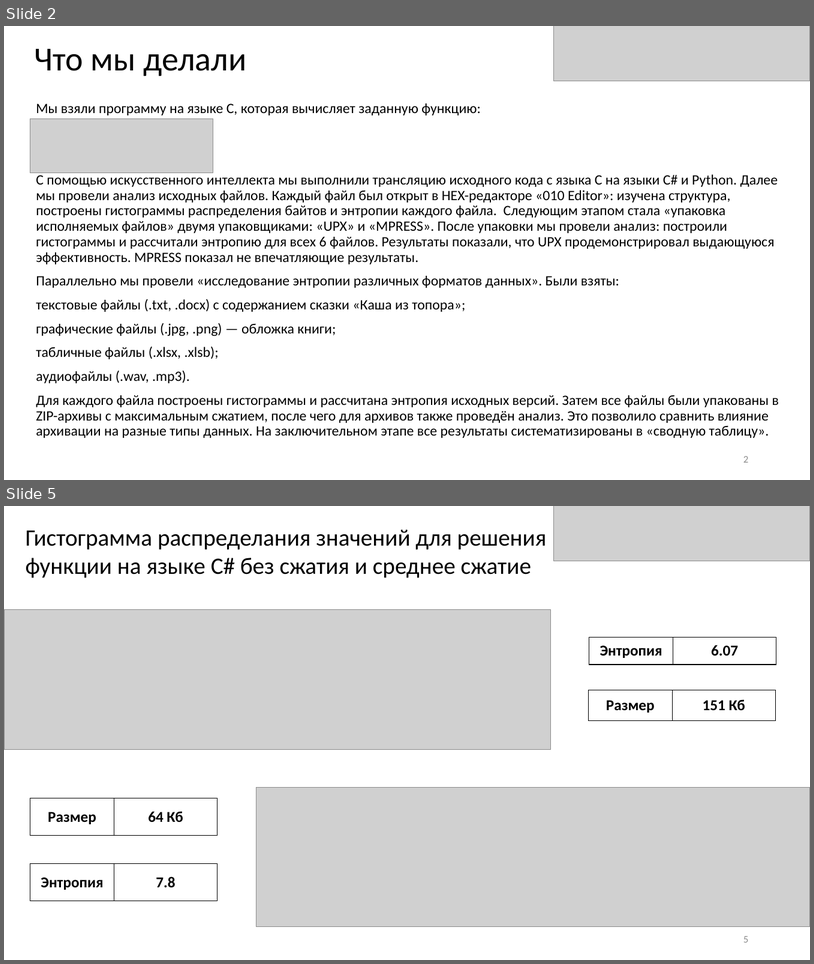
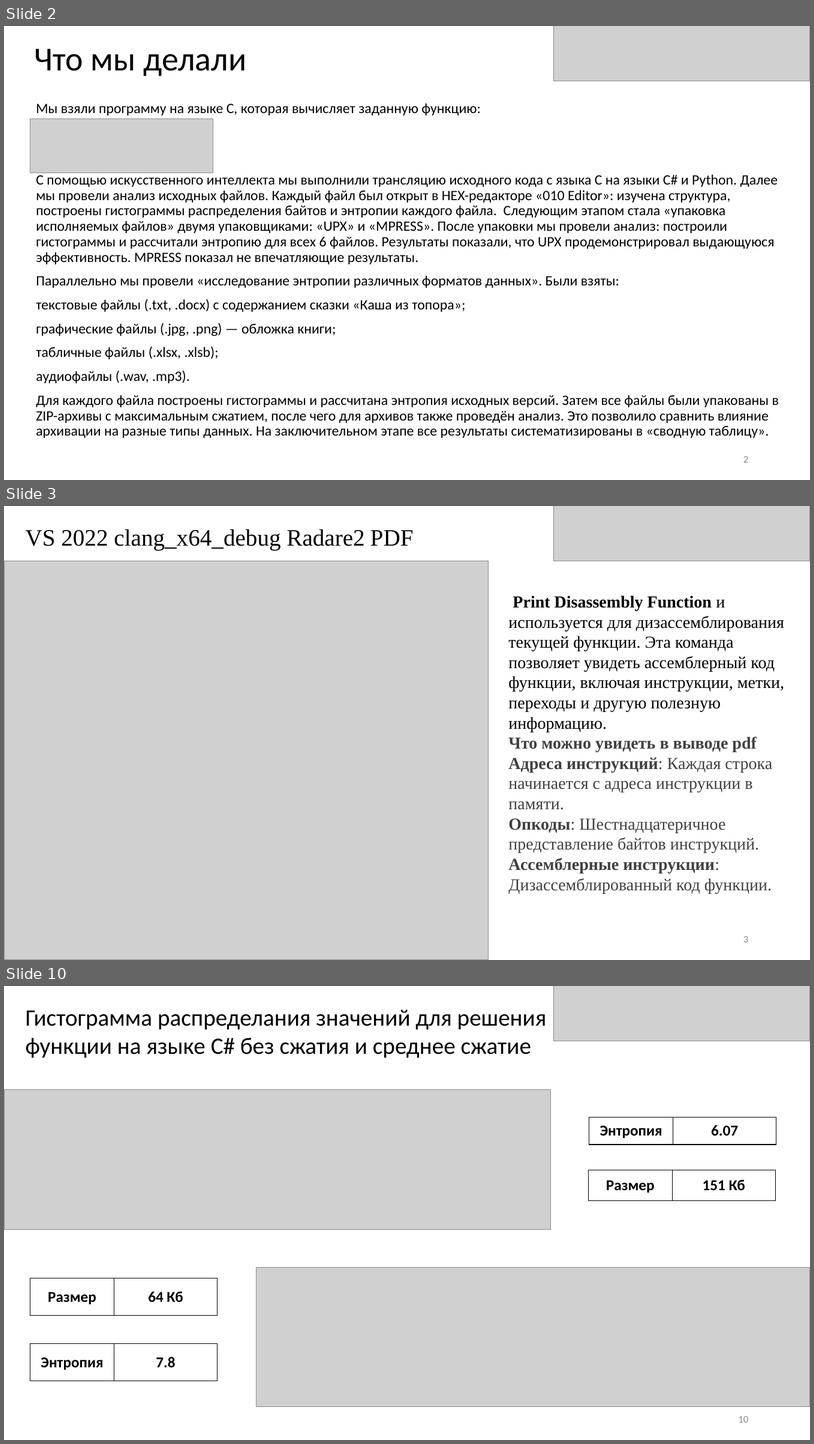
Before and after one commit to Ann1703/Reverse_Engineering_LAB, a slide deck: Лр2_С Буланый Дышлевая.pptx. Shown one above the other, each under a label of ours: slides 2 and 5 before the commit, slides 2, 3 and 10 after it; the slides between them are not shown. The pictures are 814x964 and 814x1444 pixels, drawn with LibreOffice and Linux fonts; fonts in the diff are those of the drawing; grey boxes stand for pictures. Boxes give left, top, right and bottom in pixels: in the first picture for what was removed or moved away, otherwise in the second. Text is boxed around its words. In the diff, an @@ line names an element or a change of style, - is before the commit and + after.

```diff
--- a/Лр2_С Буланый Дышлевая.pptx
+++ b/Лр2_С Буланый Дышлевая.pptx
@@ slide 3 added at box(4, 506, 810, 960), background #FFFFFF @@
@@ picture added at box(554, 506, 810, 561) @@
@@ text added at box(26, 529, 414, 550), 28 pt, text #000000 @@
+VS 2022 clang_x64_debug Radare2 PDF
@@ picture added at box(4, 561, 489, 960) @@
@@ text added at box(509, 595, 785, 893), 20 pt, text #404040 @@
+Print Disassembly Function и используется для дизассемблирования текущей функции. Эта команда позволяет увидеть ассемблерный код функции, включая инструкции, метки, переходы и другую полезную информацию.
+Что можно увидеть в выводе pdf
+Адреса инструкций: Каждая строка начинается с адреса инструкции в памяти.
+Опкоды: Шестнадцатеричное представление байтов инструкций.
+Ассемблерные инструкции: Дизассемблированный код функции.
@@ page number added at box(744, 936, 749, 942), 12 pt, text #8C8C8C @@
+3
@@ what was slide 5 is now slide 10 @@
@@ page number at box(738, 1416, 749, 1422): text changed @@
-5
+10
```
Also in this commit, not shown: 1 slide changed, 5 other slides added, 1 slide removed.
